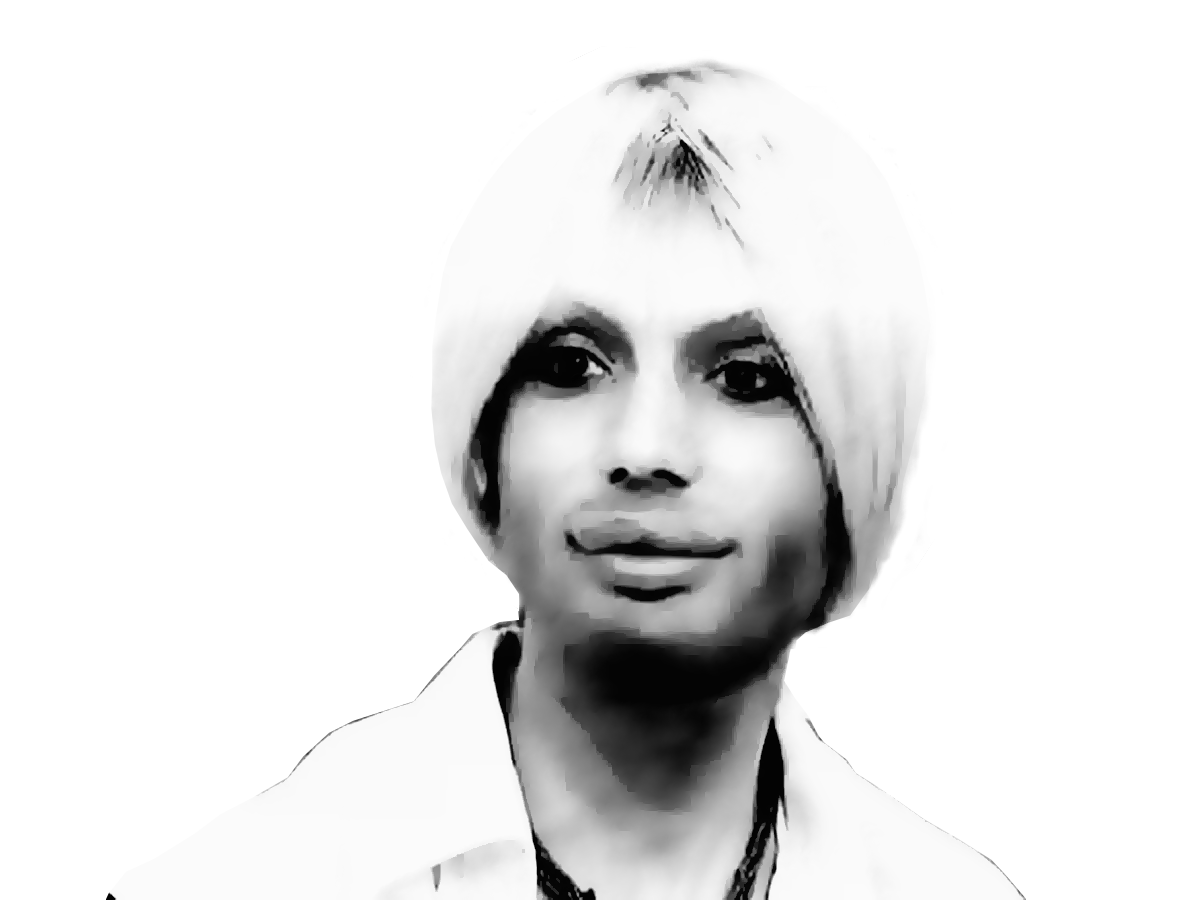
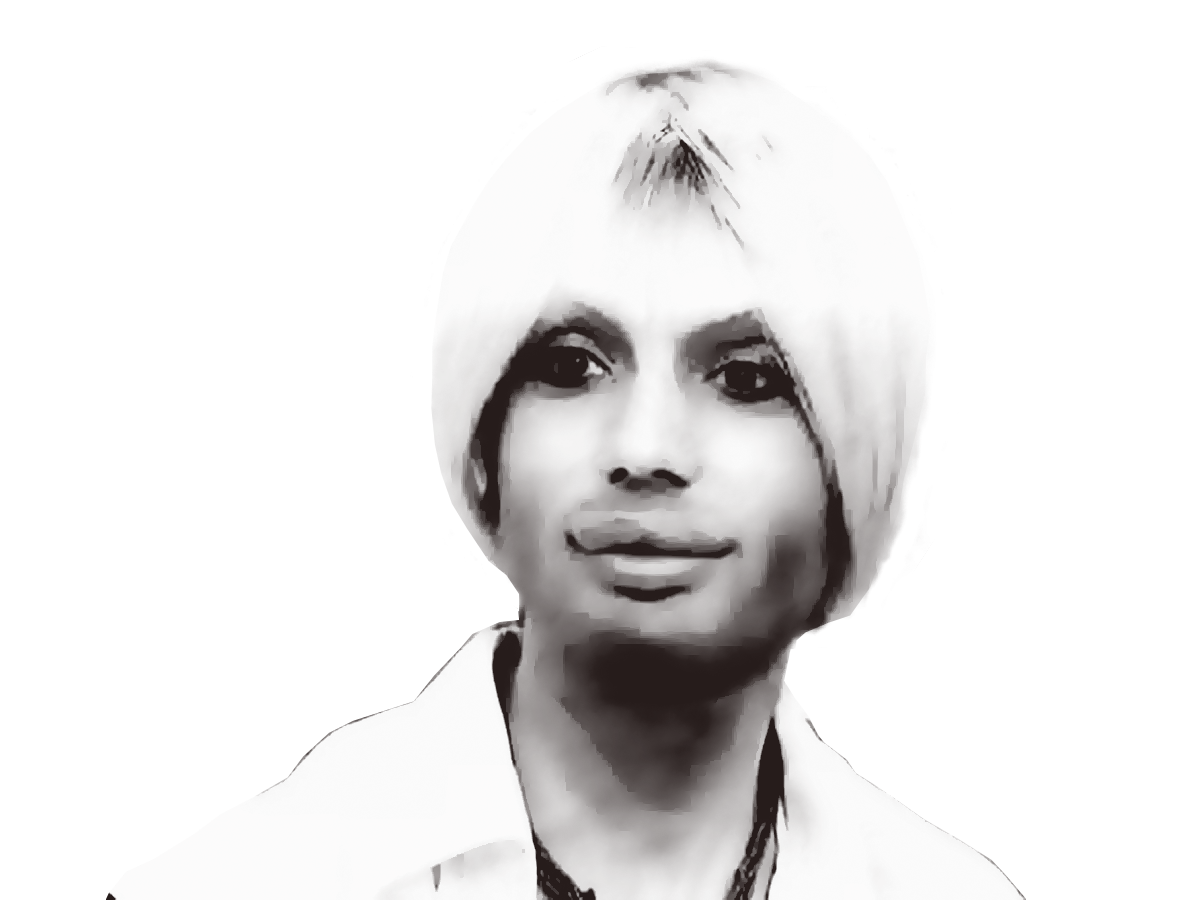
Layers edited between the first and the second w=1200, h=900 image:
removed layer "Layer 7" over (106, 62, 1026, 900)
removed layer "Background" over (106, 62, 1026, 900)
added layer "image_color" above "image_back" over (106, 62, 1026, 900)
added layer "image_back" over (106, 62, 1026, 900)
